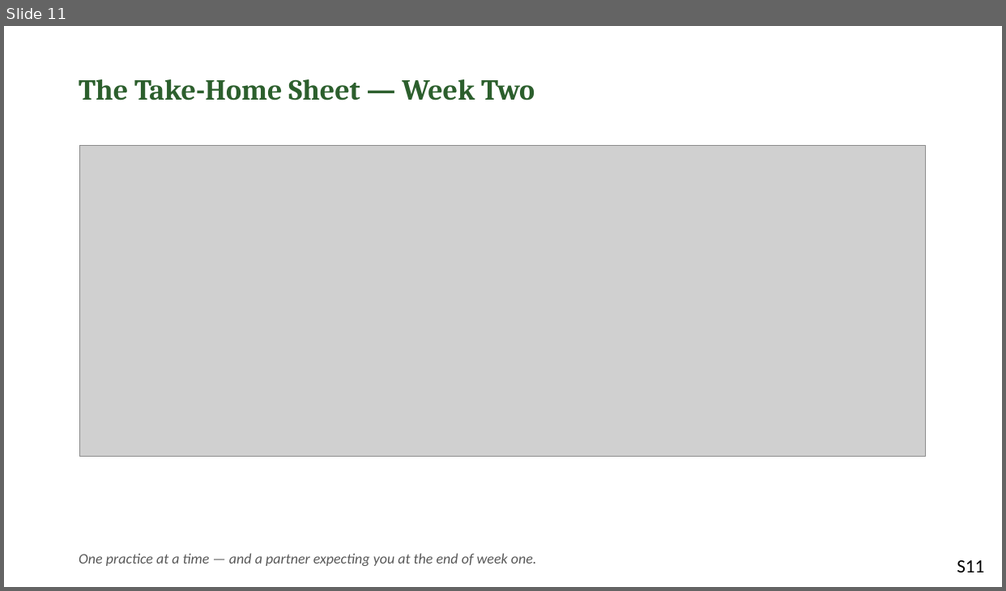
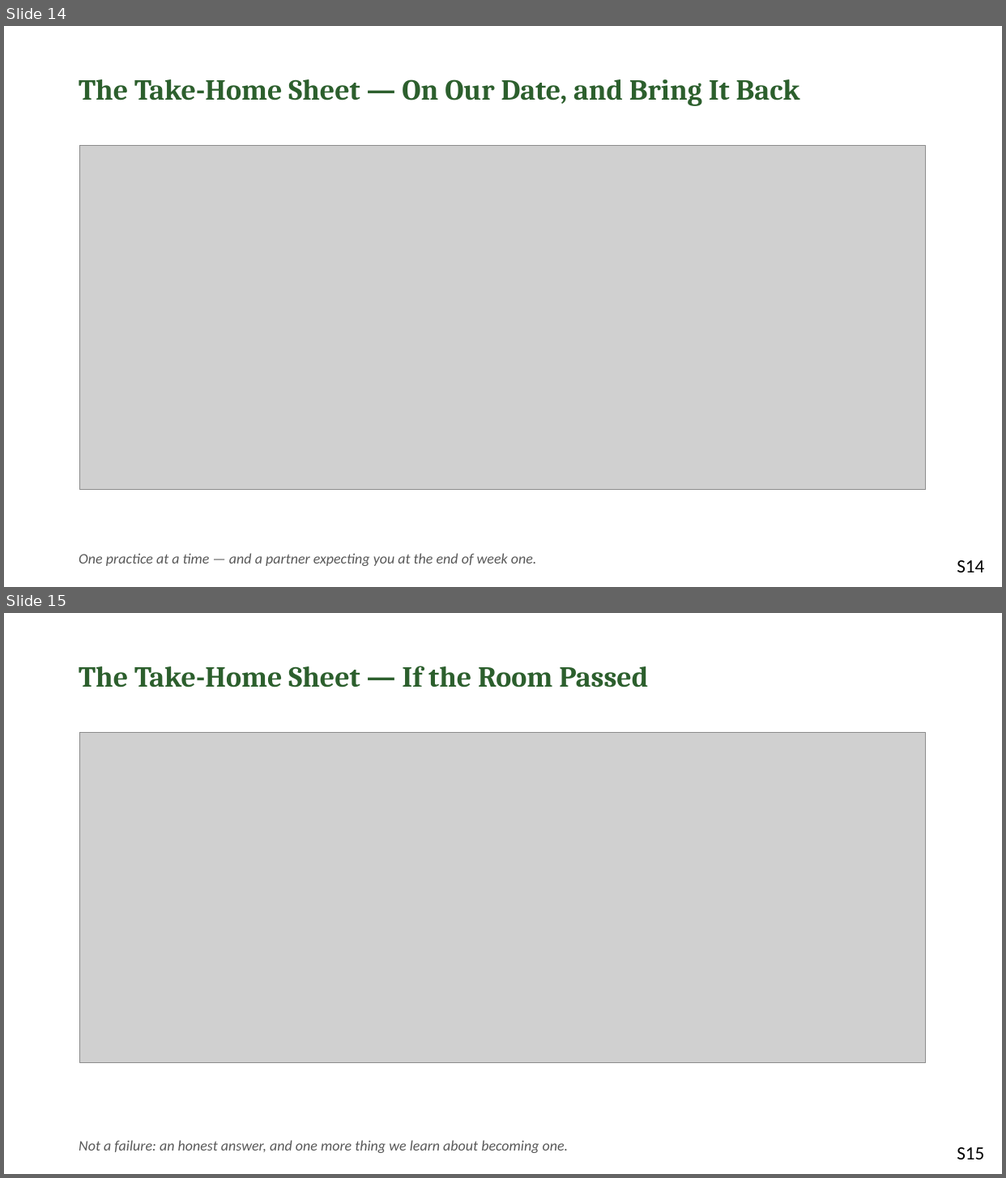
Before and after one commit to jgtittle-ministries/fellowship-of-the-heart-pilot-at-cca, a slide deck: docs/evening/materials/evening-13-slides.pptx. Shown one above the other, each under a label of ours: slide 11 before the commit, slides 14 and 15 after it. The pictures are 1006x591 and 1006x1178 pixels, drawn with LibreOffice and Linux fonts; fonts in the diff are those of the drawing; grey boxes stand for pictures. Boxes give left, top, right and bottom in pixels: in the first picture for what was removed or moved away, otherwise in the second. Text is boxed around its words. In the diff, an @@ line names an element or a change of style, - is before the commit and + after.

```diff
--- a/docs/evening/materials/evening-13-slides.pptx
+++ b/docs/evening/materials/evening-13-slides.pptx
@@ slide 15 added at (x1=4, y1=613, x2=1002, y2=1174), background #FFFFFF @@
@@ text added at (x1=79, y1=666, x2=648, y2=688), 28 pt, text #2C5F2D, bold @@
+The Take-Home Sheet — If the Room Passed
@@ picture added at (x1=80, y1=733, x2=927, y2=1063) @@
@@ text added at (x1=79, y1=1140, x2=569, y2=1153), 14 pt, text #595959, italic @@
+Not a failure: an honest answer, and one more thing we learn about becoming one.
@@ text added at (x1=957, y1=1148, x2=984, y2=1160), 18 pt, text #000000 @@
+S15
@@ what was slide 11 is now slide 14 @@
@@ slide 14 changed as well @@
@@ text at (x1=79, y1=79, x2=800, y2=106): text changed @@
-The Take-Home Sheet — Week Two
+The Take-Home Sheet — On Our Date, and Bring It Back
@@ picture resized from (x1=80, y1=146, x2=927, y2=456) to (x1=80, y1=146, x2=927, y2=489) @@
@@ text at (x1=957, y1=561, x2=984, y2=573): text changed @@
-S11
+S14
```
Also in this commit, not shown: 11 other slides changed, 3 other slides added, 8 other files.
